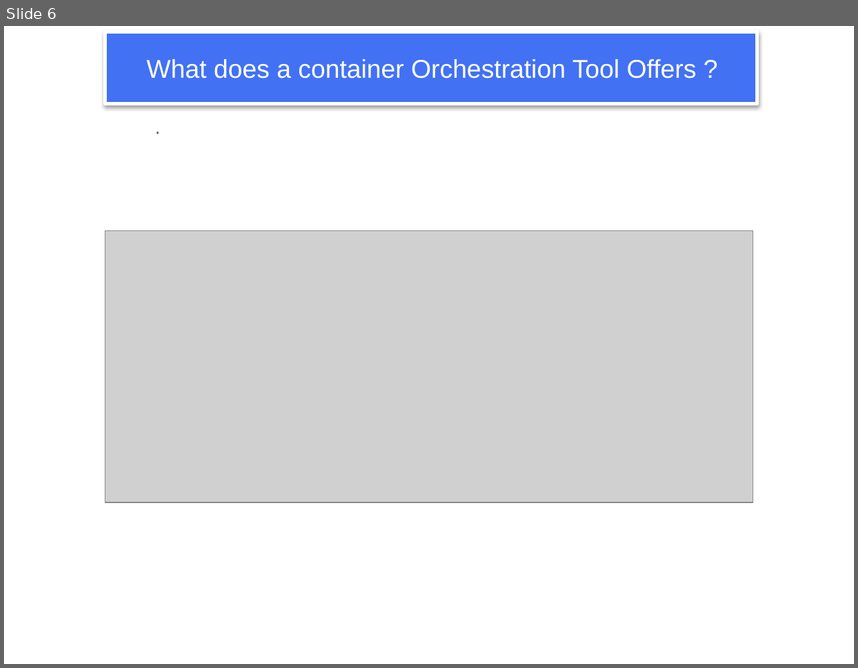
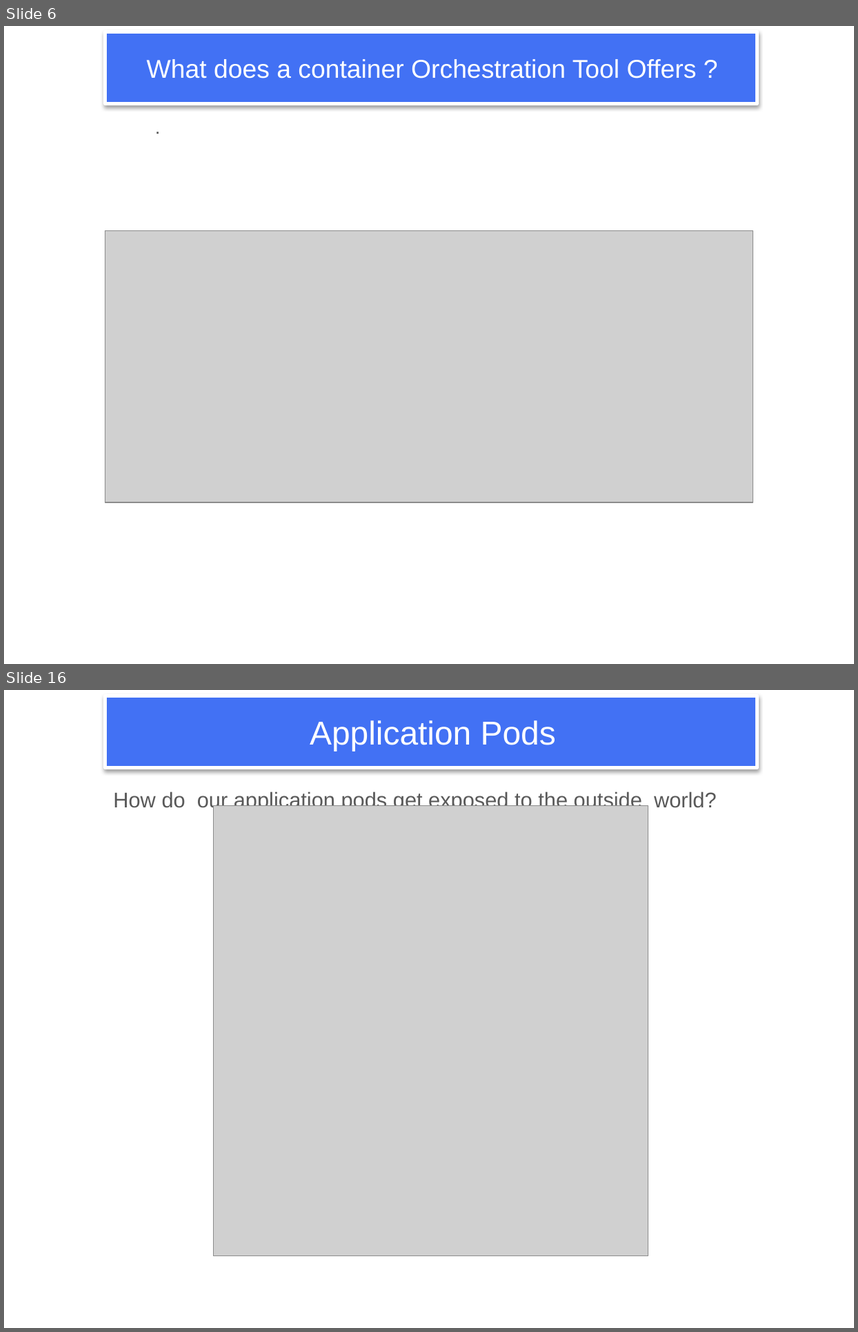
Before and after one commit to NubeEra-Abad/EmpDailyActivities, a slide deck: Module 12_Kubernetes Overview_Container Orchestration/06_Introduction to Kubernetes.pptx. Shown one above the other, each under a label of ours: slide 6 before the commit, slides 6 and 16 after it; the slides between them are not shown. The pictures are 858x668 and 858x1332 pixels, drawn with LibreOffice and Linux fonts; fonts in the diff are those of the drawing; grey boxes stand for pictures; background and template pictures are left out. Boxes give left, top, right and bottom in pixels: in the first picture for what was removed or moved away, otherwise in the second. Text is boxed around its words. In the diff, an @@ line names an element or a change of style, - is before the commit and + after.

```diff
--- a/Module 12_Kubernetes Overview_Container Orchestration/06_Introduction to Kubernetes.pptx
+++ b/Module 12_Kubernetes Overview_Container Orchestration/06_Introduction to Kubernetes.pptx
@@ slide 16 added at [4, 690, 854, 1328], background #FFFFFF; not listed: 1 template element that a slide beside it also shows @@
@@ title added at [310, 720, 556, 751], 28 pt, text #FFFFFF @@
+Application Pods
@@ text added at [113, 791, 717, 811], 18 pt, text #595959 @@
+How do our application pods get exposed to the outside world?
@@ picture added at [213, 806, 648, 1255] @@
```
Also in this commit, not shown: 1 slide changed, 10 other slides added, 6 slides removed, 3 other files.
